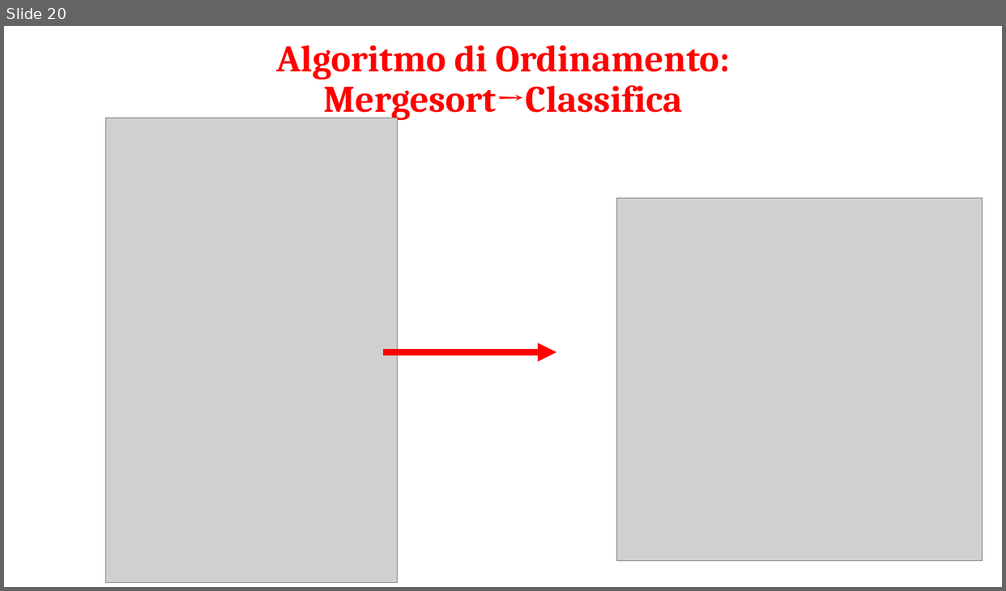
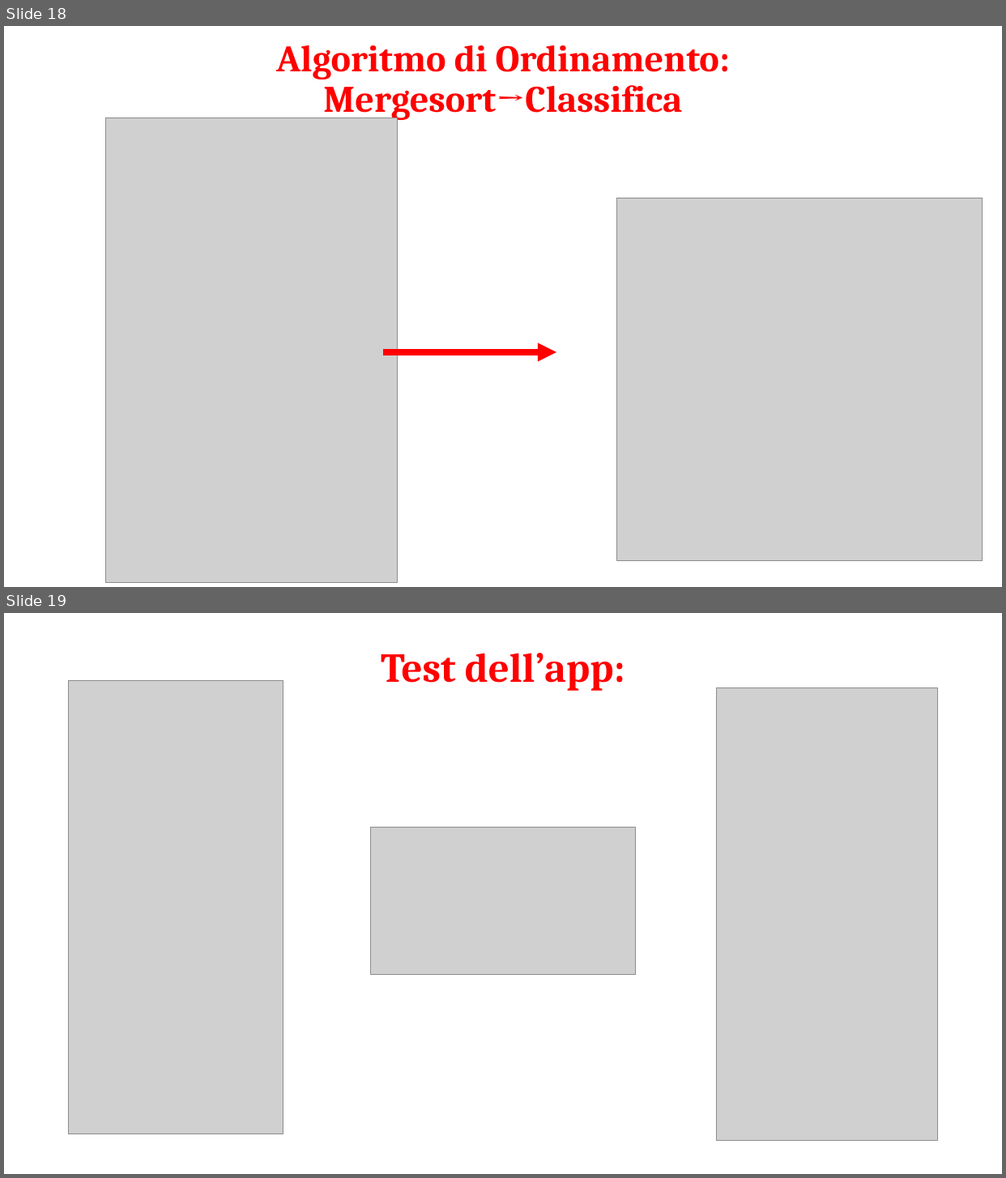
Before and after one commit to raul015/CircoloScacchistico, a slide deck: Presentazione/Presentazione.pptx. Shown one above the other, each under a label of ours: slide 20 before the commit, slides 18 and 19 after it. The pictures are 1006x591 and 1006x1178 pixels, drawn with LibreOffice and Linux fonts; fonts in the diff are those of the drawing; grey boxes stand for pictures. Boxes give left, top, right and bottom in pixels: in the first picture for what was removed or moved away, otherwise in the second. Text is boxed around its words. In the diff, an @@ line names an element or a change of style, - is before the commit and + after.

```diff
--- a/Presentazione/Presentazione.pptx
+++ b/Presentazione/Presentazione.pptx
@@ slide 19 added at (4,613,1002,1174), background #FFFFFF @@
@@ title added at (381,653,625,691), 39.6 pt, text #FF0000, bold @@
+Test dell’app:
@@ picture added at (68,680,284,1134) @@
@@ picture added at (717,688,938,1141) @@
@@ picture added at (371,827,636,975) @@
@@ what was slide 20 is now slide 18 @@
```
Also in this commit, not shown: 6 other slides added, 2 slides removed, 2 other files.
